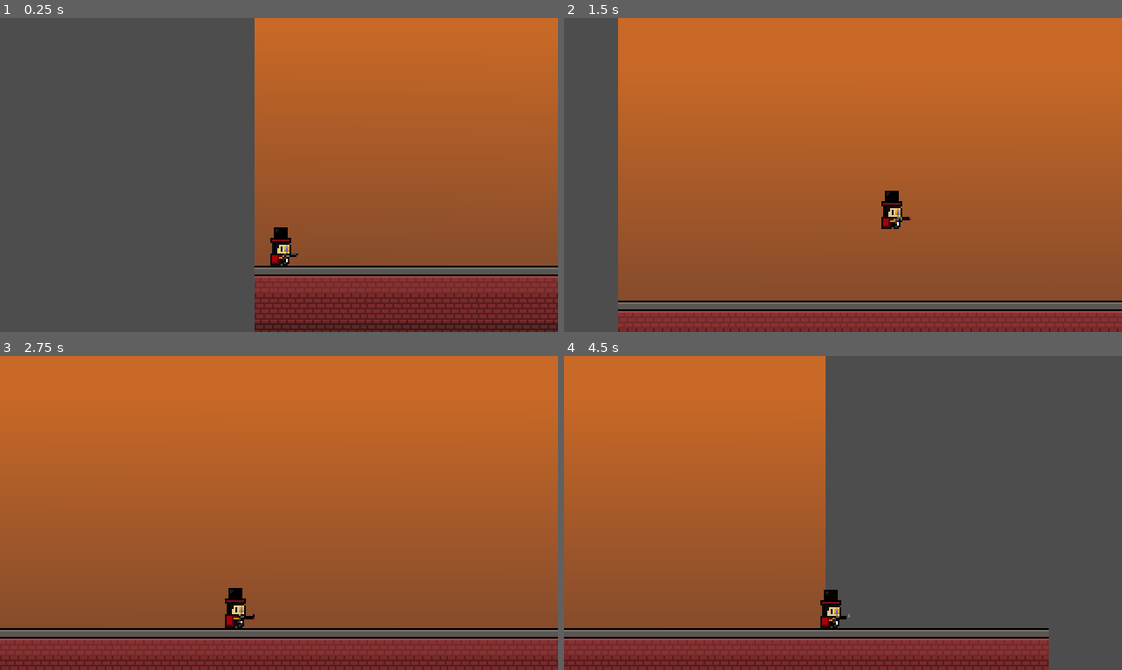
Above: before the commit, frames 1-4 (two rows, left to right).
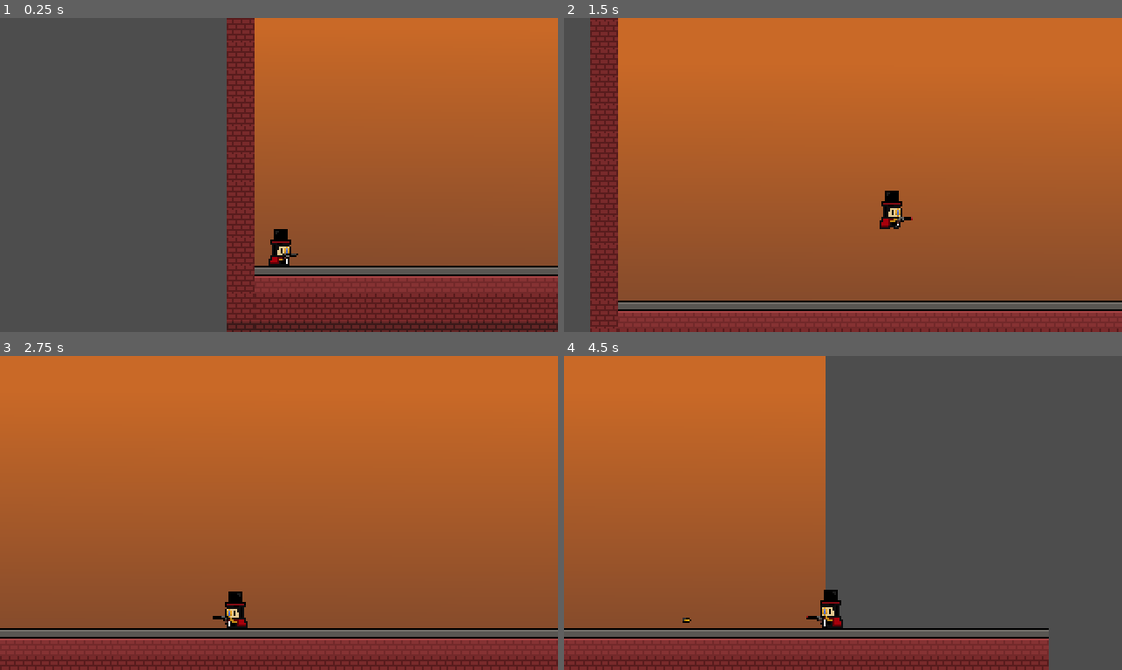
Above: after the commit, the same moments.

Repository: d3V-E/8-Bit-platformer
Game: Godot game, scene res://scenes/main_game.tscn
Two runs of this game, one before a commit and one after it. Both use one fixed random seed, a clock stepped at 60 frames per second and the inputs below.
Inputs (mouse positions are in pixels of both pictures, inside the frame that each line leads up to):
- Up to frame 1 (0.25 s): no input
- Up to frame 2 (1.5 s): tap Enter at 0.5 s; move the mouse to (965, 159) at 0.52 s; hold Q (Shoot) 0.53-1.28 s; hold Right (ui_right) from 0.53 s (still down); click (965, 159) at 0.67 s; tap Up (ui_up) at 0.77 s; move the mouse to (731, 190) at 1.27 s; tap Q (Shoot) at 1.35 s
- Up to frame 3 (2.75 s): tap Up (ui_up) at 1.52 s; move the mouse to (334, 443) at 2.02 s; release Right (ui_right) at 2.03 s; hold Left (ui_left) from 2.03 s (still down); hold Q (Shoot) from 2.03 s (still down); tap Alt at 2.1 s
- Up to frame 4 (4.5 s): move the mouse to (815, 575) at 2.77 s; release Left (ui_left) at 2.78 s; release Q (Shoot) at 2.78 s; hold Right (ui_right) 2.78-4.28 s; tap Shift at 2.85 s; click (815, 575) at 2.92 s; tap Up (ui_up) at 3.02, 3.77 s; tap Q (Shoot) at 3.05, 4.35 s; move the mouse to (1010, 560) at 3.52 s; hold Q (Shoot) 3.53-4.28 s; move the mouse to (675, 465) at 4.27 s; hold Left (ui_left) from 4.28 s (still down)

The runs differ from the first frame. In frame 1, 5.1% of the frame differs, in the area x 40-53%, y 0-100%; in frame 2, 5.0%; in frame 3, 0.3%; in frame 4, 0.3%.

Commit message:
Update 4

Diff:
--- a/scenes/bullet.tscn
+++ b/scenes/bullet.tscn
@@ -13,6 +13,7 @@
 polygon = PackedVector2Array(-2, 0, -2, -1, 1, -1, 2, 0, 1, 1, -2, 1)
 
 [node name="VisibleOnScreenNotifier2D" type="VisibleOnScreenNotifier2D" parent="." unique_id=1243979294]
+rect = Rect2(-3, -2, 6, 4)
 
 [connection signal="body_entered" from="." to="." method="_on_body_entered"]
 [connection signal="screen_exited" from="VisibleOnScreenNotifier2D" to="." method="_on_visible_on_screen_notifier_2d_screen_exited"]
--- a/scenes/main charecter.tscn
+++ b/scenes/main charecter.tscn
@@ -21,6 +21,22 @@
 atlas = ExtResource("2_nijli")
 region = Rect2(96, 0, 32, 32)
 
+[sub_resource type="AtlasTexture" id="AtlasTexture_nh1wo"]
+atlas = ExtResource("2_nijli")
+region = Rect2(0, 32, 32, 32)
+
+[sub_resource type="AtlasTexture" id="AtlasTexture_2d0qg"]
+atlas = ExtResource("2_nijli")
+region = Rect2(32, 32, 32, 32)
+
+[sub_resource type="AtlasTexture" id="AtlasTexture_j67cv"]
+atlas = ExtResource("2_nijli")
+region = Rect2(64, 32, 32, 32)
+
+[sub_resource type="AtlasTexture" id="AtlasTexture_pimac"]
+atlas = ExtResource("2_nijli")
+region = Rect2(96, 32, 32, 32)
+
 [sub_resource type="SpriteFrames" id="SpriteFrames_xgy4w"]
 animations = [{
 "frames": [{
@@ -39,6 +55,23 @@
 "loop": 1,
 "name": &"idle",
 "speed": 10.0
+}, {
+"frames": [{
+"duration": 1.0,
+"texture": SubResource("AtlasTexture_nh1wo")
+}, {
+"duration": 1.0,
+"texture": SubResource("AtlasTexture_2d0qg")
+}, {
+"duration": 1.0,
+"texture": SubResource("AtlasTexture_j67cv")
+}, {
+"duration": 1.0,
+"texture": SubResource("AtlasTexture_pimac")
+}],
+"loop": 1,
+"name": &"run",
+"speed": 10.0
 }]
 
 [sub_resource type="RectangleShape2D" id="RectangleShape2D_xgy4w"]
@@ -50,9 +83,9 @@
 [node name="AnimatedSprite2D" type="AnimatedSprite2D" parent="." unique_id=1663099822]
 position = Vector2(1, -12)
 sprite_frames = SubResource("SpriteFrames_xgy4w")
-animation = &"idle"
+animation = &"run"
 autoplay = "idle"
-frame_progress = 0.79197764
+frame_progress = 0.35536933
 
 [node name="CollisionShape2D" type="CollisionShape2D" parent="." unique_id=1058925353]
 position = Vector2(1, -10)
--- a/scenes/main_game.tscn
+++ b/scenes/main_game.tscn
@@ -62,7 +62,7 @@
 [node name="TileMap" type="TileMap" parent="." unique_id=2079199552]
 tile_set = SubResource("TileSet_xgy4w")
 format = 2
-layer_0/tile_data = PackedInt32Array(720896, 0, 0, 720897, 6 …(1405 unchanged characters)…  2, 851994, 131072, 2, 851995, 196608, 2)
+layer_0/tile_data = PackedInt32Array(720896, 0, 0, 720897, 6 …(1405 unchanged characters)…  2, 851994, 131072, 2, 851995, 196608, 2, 786431, 0, 1, 720895, 0, 1, 655359, 0, 1, 589823, 0, 1, 524287, 0, 1, 458751, 0, 1, 393215, 0, 1, 851967, 0, 1, 327679, 0, 1, 262143, 0, 1, 196607, 0, 1, 131071, 0, 1, 65535, 0, 1, 917503, 0, 2, 983039, 0, 2, 917504, 65536, 2, 917505, 131072, 2, 917506, 196608, 2, 917507, 0, 2, 917508, 65536, 2, 917509, 131072, 2, 917510, 196608, 2, 917511, 0, 2, 917512, 65536, 2, 917513, 131072, 2, 917514, 196608, 2, 917515, 0, 2, 917516, 65536, 2, 917517, 131072, 2, 917518, 196608, 2, 917519, 0, 2, 917520, 65536, 2, 917521, 131072, 2, 917522, 196608, 2, 917523, 0, 2, 917524, 65536, 2, 917525, 131072, 2, 917526, 196608, 2, 917527, 0, 2, 917528, 0, 2, 917529, 65536, 2, 917530, 131072, 2, 917531, 196608, 2)
 
 [node name="Main charecter" parent="." unique_id=80229509 instance=ExtResource("4_0rdsr")]
 position = Vector2(14, 163)
--- a/scenes/revolver.tscn
+++ b/scenes/revolver.tscn
@@ -2,6 +2,7 @@
 
 [ext_resource type="Texture2D" uid="uid://bvri45a0ek7iy" path="res://assets/revolver.png" id="1_37vaw"]
 [ext_resource type="Script" uid="uid://bh7rpkt57riuo" path="res://scripts/revolver.gd" id="2_rlopr"]
+[ext_resource type="PackedScene" uid="uid://cdyiftv6i0fvj" path="res://scenes/bullet.tscn" id="3_844u3"]
 
 [sub_resource type="AtlasTexture" id="AtlasTexture_rlopr"]
 atlas = ExtResource("1_37vaw")
@@ -34,7 +35,7 @@
 "duration": 1.0,
 "texture": SubResource("AtlasTexture_uolhl")
 }],
-"loop": 1,
+"loop": 0,
 "name": &"default",
 "speed": 10.0
 }]
@@ -43,5 +44,6 @@
 sprite_frames = SubResource("SpriteFrames_xgy4w")
 frame_progress = 0.36382014
 script = ExtResource("2_rlopr")
+bullet = ExtResource("3_844u3")
 
 [node name="bullet" type="Node2D" parent="." unique_id=1952672956]
--- a/scripts/bullet.gd
+++ b/scripts/bullet.gd
@@ -1,13 +1,25 @@
 extends Area2D
 
+
+@onready var img: Sprite2D = $"bullet img"
 @export var speed: float = 700.0
 @export var damage = 1
+var direction = 1
+
+func _process(delta: float):
+	position.x += speed * direction * delta
+
+func left():
+	direction = -1
+	if img:
+		img.rotation_degrees = 180
 
 
-func _process(delta: float):
-	position += Vector2.RIGHT.rotated(rotation) * speed * delta
 
-
+func right():
+	direction = 1
+	if img:
+		img.rotation_degrees = 0
 
 
 func _on_body_entered(body: Node2D):
--- a/scripts/main_charecter.gd
+++ b/scripts/main_charecter.gd
@@ -4,7 +4,7 @@
 const SPEED = 150.0
 const JUMP_VELOCITY = -400.0
 @onready var gun : AnimatedSprite2D = $revolver
-
+@onready var animsprite: AnimatedSprite2D = $AnimatedSprite2D
 
 func _physics_process(delta: float):
 	if not is_on_floor():
@@ -16,6 +16,23 @@
 
 
 	var direction := Input.get_axis("ui_left", "ui_right")
+
+	if direction > 0:
+		animsprite.flip_h = false
+		gun.position.x = 8
+		gun.flip_h = false
+	elif direction < 0:
+		animsprite.flip_h = true
+		gun.position.x = -8
+		gun.flip_h = true
+
+
+	if direction == 0:
+		animsprite.play("idle")
+	else:
+		animsprite.play("run")
+
+
 	if direction:
 		velocity.x = direction * SPEED
 	else:
--- a/scripts/revolver.gd
+++ b/scripts/revolver.gd
@@ -8,6 +8,10 @@
 		return
 	play("default")
 	var rounds = bullet.instantiate()
+	if flip_h == true:
+		rounds.left()
+	else:
+		rounds.right()
 	rounds.global_position = barell.global_position
 	rounds.rotation = global_rotation
 	get_tree().current_scene.add_child(rounds)
